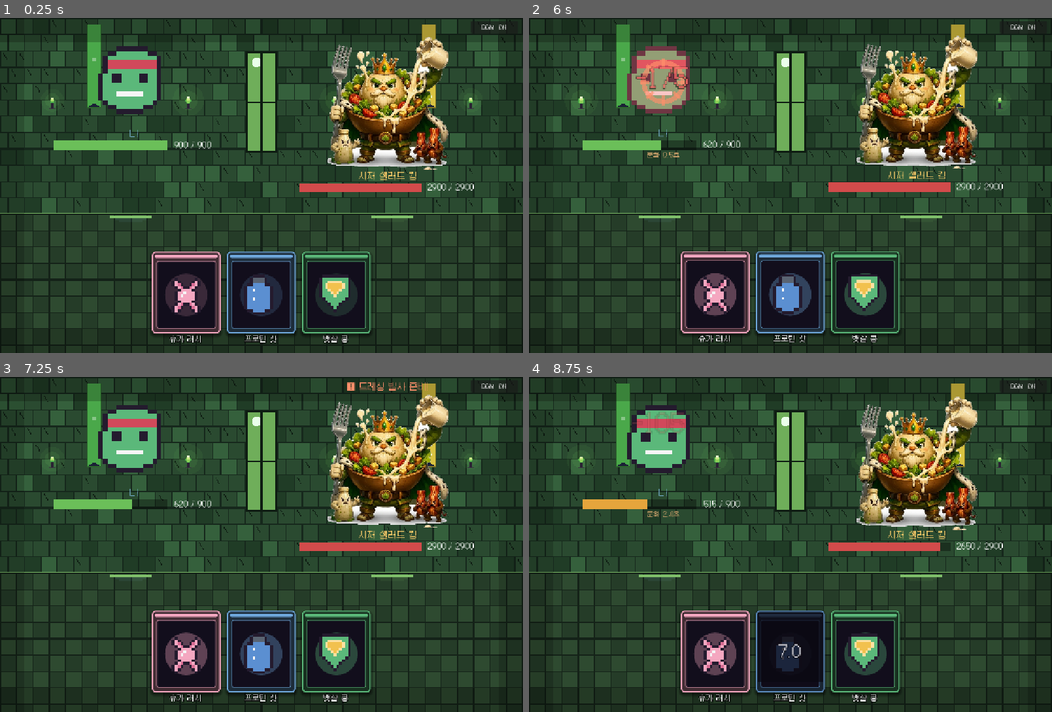
Above: before the commit, frames 1-4 (two rows, left to right).
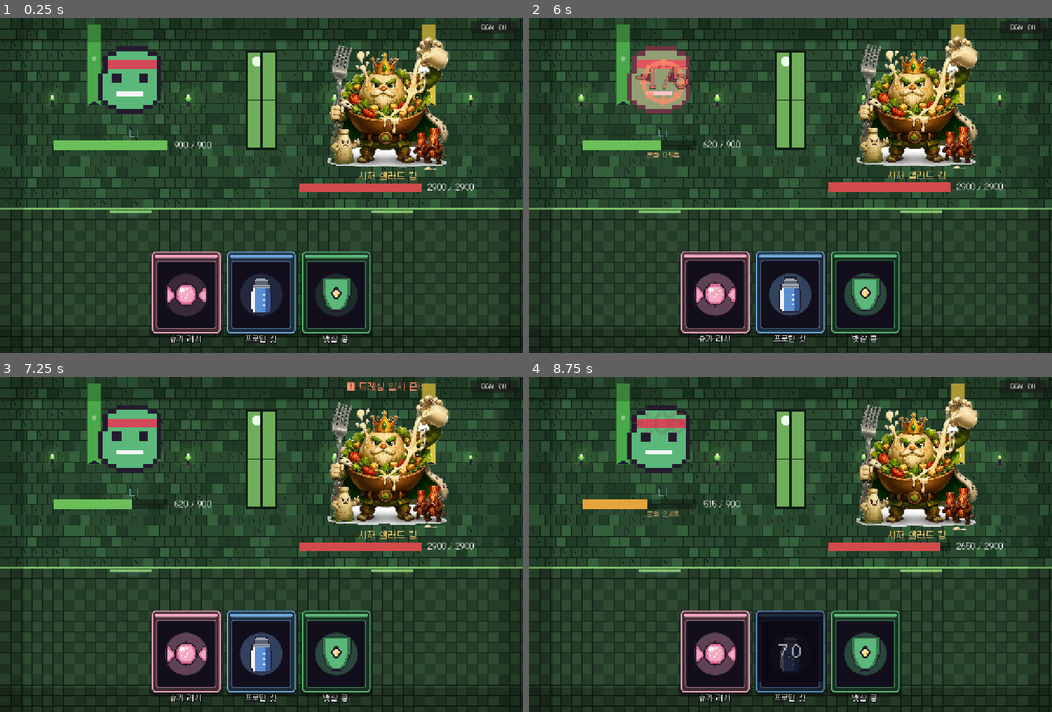
Above: after the commit, the same moments.

Repository: seohee105/it_challenge
Game: Godot game, scene res://scenes/Main.tscn
The game is run twice, just before and just after one commit, with the same random seed, the same clock (stepped at 60 frames per second) and the same inputs.
Inputs (mouse positions are in pixels of both pictures, inside the frame that each line leads up to):
- Up to frame 1 (0.25 s): no input
- Up to frame 2 (6 s): click "BGM: ON" at 0.5 s; click "BGM: OFF" at 1.25 s; click "BGM: ON" at 2 s; click "BGM: OFF" at 2.75 s; click "BGM: ON" at 3.5 s; click "BGM: OFF" at 4.25 s; tap Enter (ui_accept) at 5, 5.27 s; move the mouse to (905, 168) at 5.02 s; click (905, 168) at 5.17 s; move the mouse to (685, 202) at 5.77 s; click (685, 202) at 5.92 s
- Up to frame 3 (7.25 s): tap Enter (ui_accept) at 6.02 s; move the mouse to (313, 470) at 6.52 s; click (313, 470) at 6.67 s
- Up to frame 4 (8.75 s): move the mouse to (764, 611) at 7.27 s; click (764, 611) at 7.42 s; tap Enter (ui_accept) at 7.52, 8.27 s; move the mouse to (947, 594) at 8.02 s; click (947, 594) at 8.17 s

The runs differ from the first frame. In frame 1, 21% of the frame differs, in the area x 0-100%, y 0-100%; in frame 2, 21%; in frame 3, 21%; in frame 4, 21%.

Commit message:
food_card_game: 배경·카드 아이콘 정교화
- 아레나 배경 타일 40→26px로 축소, 모르타르/금 표현 다듬어 더 촘촘하게
- 카드 아이콘 16x16→32x32 고해상도 재작업 (사탕/셰이커/실드)

Diff:
--- a/food_card_game/scenes/ArenaBg.gd
+++ b/food_card_game/scenes/ArenaBg.gd
@@ -2,7 +2,7 @@
 ## 보스별 팔레트 테마: 0=버거(그릴 성채) 1=슈가퀸(캔디 궁전) 2=샐러드킹(초록 정원)
 extends Control
 
-const T := 40.0
+const T := 26.0
 var _t := 0.0
 var _theme := 0
 
@@ -70,9 +70,9 @@
 				bc = pal.b_hi
 			elif h == 1:
 				bc = pal.b_lo
-			draw_rect(Rect2(x + 2, y + 2, T - 3, T - 3), bc)
+			draw_rect(Rect2(x + 1, y + 1, T - 2, T - 2), bc)
 			if h == 4:   # 금 간 벽돌
-				draw_line(Vector2(x + 8, y + 6), Vector2(x + 18, y + 22), pal.crack, 2.0)
+				draw_line(Vector2(x + 5, y + 4), Vector2(x + 12, y + 16), pal.crack, 1.5)
 			x += T
 		y += T
 		row += 1
@@ -98,7 +98,7 @@
 		var fx := 0.0
 		while fx < s.x:
 			var fc: Color = pal.f_a if (int(floor(fx / T)) + frow) % 2 == 0 else pal.f_b
-			draw_rect(Rect2(fx + 2, fy + 2, T - 3, T - 3), fc)
+			draw_rect(Rect2(fx + 1, fy + 1, T - 2, T - 2), fc)
 			fx += T
 		fy += T
 		frow += 1
--- a/food_card_game/scenes/Pixels.gd
+++ b/food_card_game/scenes/Pixels.gd
@@ -20,58 +20,106 @@
 const ICONS := {
 	# ── 카드 3종
 	"candy": [
-		"................",
-		"................",
-		"....K......K....",
-		"...KPK....KPK...",
-		"...KPpK..KpPK...",
-		"....KPpKKpPK....",
-		".....KPPPPK.....",
-		"....KPPWPPPK....",
-		"....KPWPPPPK....",
-		"....KPPPPPPK....",
-		".....KPPPPK.....",
-		"....KPpKKpPK....",
-		"...KPpK..KpPK...",
-		"...KPK....KPK...",
-		"....K......K....",
-		"................",
+		"................................",
+		"................................",
+		"................................",
+		"................................",
+		"................................",
+		"................................",
+		"...............KK...............",
+		"K...........KKKKKKKK............",
+		"K.........KKppppppppKK..........",
+		"KK.......KKppppPPppppKK........K",
+		"KpK.....KKppWPPPPPPPppKK......Kp",
+		"KppK....KppWWWPWPWPPPppK.....Kpp",
+		"KPppK..KppWWWWWPPPPPPPppK...KppP",
+		"KPPppK.KppPWWWPPPPPWPPppK..KppPP",
+		"KPPPppKKppPPWPPPPPPPPPppK.KppPPP",
+		"KPPPPpKKpPPPWPPPPWPPPPPpKKppPPPP",
+		"KPPPPPKKpPPPPPPPPWPPPPPpKKpPPPPP",
+		"KPPPPppKppPPWPPPWPPPPPppKKppPPPP",
+		"KPPPppKKppPPPPWWPPPPPPppK.KppPPP",
+		"KPPppK.KppPPPPPPPPPPPPppK..KppPP",
+		"KPppK...KppPPPPPPPPPPppK....KppP",
+		"KppK....KKppPPPPPPPPppKK.....Kpp",
+		"KpK......KKppppPPppppKK.......Kp",
+		"KK........KKppppppppKK.........K",
+		"K...........KKKKKKKK............",
+		"K..............KK...............",
+		"................................",
+		"................................",
+		"................................",
+		"................................",
+		"................................",
+		"................................",
 	],
 	"shaker": [
-		"................",
-		".....KKKK.......",
-		"....KddddK......",
-		"....KddddK......",
-		"...KKBBBBKK.....",
-		"..KBBBBBBBBK....",
-		"..KBBWBBBBBK....",
-		"..KBBBBBBBBK....",
-		"..KBBBBBBBBK....",
-		"..KBBWBBBBBK....",
-		"..KBBBBBBBBK....",
-		"..KBBBBBBBBK....",
-		"..KBBBBBBBBK....",
-		"...KKBBBBKK.....",
-		".....KKKK.......",
-		"................",
+		"................................",
+		"................................",
+		"...........KKKKKKKKKK...........",
+		"...........KDDDDDDDDK...........",
+		"..........KDDDDDDDDDDK..........",
+		"..........KddddddddddK..........",
+		"..........KddddddddddK..........",
+		".........KKddddddddddKK.........",
+		"........KDDDDDDDDDDDDDDK........",
+		"........KddddddddddddddK........",
+		"........KDDDDDDDDDDDDDDK........",
+		"........KWWBBBBBBBBBbbbK........",
+		"........KWWBBBBBBBBBbbbK........",
+		".......KWWWBBBBBBBBBbbbbK.......",
+		".......KWWWBBBBBBBBBbbbbK.......",
+		".......KWWWBBBBBBBBBbbbbK.......",
+		".......KWWWBBBBBBWWWbbbbK.......",
+		".......KWWWBBBBBBBBBbbbbK.......",
+		".......KWWWBBBBBBBBBbbbbK.......",
+		".......KWWWBBBBBBBBBbbbbK.......",
+		".......KWWWBBBBBBWWWbbbbK.......",
+		".......KWWWBBBBBBBBBbbbbK.......",
+		".......KWWWBBBBBBBBBbbbbK.......",
+		".......KWWWBBBBBBBBBbbbbK.......",
+		".......KWWWBBBBBBWWWbbbbK.......",
+		".......KWWWBBBBBBBBBbbbbK.......",
+		".......KWWWBBBBBBBBBbbbbK.......",
+		".......KWWWBBBBBBBBBbbbbK.......",
+		"........KWWBBBBBBBBBbbbK........",
+		"........KWWBBBBBBBBBbbbK........",
+		".........KKKKKKKKKKKKKK.........",
+		"................................",
 	],
 	"shield": [
-		"................",
-		"...KKKKKKKKK....",
-		"..KGGGGGGGGGK...",
-		"..KGGyyyyyGGK...",
-		"..KGyYYYYYyGK...",
-		"..KGyYYYYYyGK...",
-		"..KGGyYYYyGGK...",
-		"..KGGGyYyGGGK...",
-		"..KGGGGyGGGGK...",
-		"...KGGGGGGGK....",
-		"....KGGGGGK.....",
-		".....KGGGK......",
-		"......KGK.......",
-		".......K........",
-		"................",
-		"................",
+		"................................",
+		"................................",
+		".....KKKKKKKKKKKKKKKKKKKKKK.....",
+		"....KggggggggggggggggggggggK....",
+		"....KggGGGGGGGGGGGGGGGGGGggK....",
+		"....KggGGGGGGGGGGGGGGGGGGggK....",
+		"....KggGGGGGGGGGGGGGGGGGGggK....",
+		"....KggGGGGGGGGGGGGGGGGGGggK....",
+		"....KggGGGGGGGGGGGGGGGGGGggK....",
+		"....KggGGGGGGGGGGGGGGGGGGggK....",
+		"....KggGGGGGGGGKKGGGGGGGGggK....",
+		"....KggGGGGGGGKKKKGGGGGGGggK....",
+		"....KggGGGGGGKKyyKKGGGGGGggK....",
+		"....KggGGGGGKKyyyyKKGGGGGggK....",
+		"....KggGGGGKKyyyyyyKKGGGGggK....",
+		"....KggGGGGKKyyyYYYKKGGGGggK....",
+		"....KggGGGGGKKyyYYKKGGGGGggK....",
+		".....KggGGGGGKKyYKKGGGGGggK.....",
+		".....KggGGGGGGKKKKGGGGGGggK.....",
+		".....KggGGGGGGGKKGGGGGGGggK.....",
+		"......KggGGGGGGGGGGGGGGggK......",
+		"......KggGGGGGGGGGGGGGGggK......",
+		"......KggGGGGGGGGGGGGGGggK......",
+		".......KggGGGGGGGGGGGGggK.......",
+		".......KggGGGGGGGGGGGGggK.......",
+		"........KggGGGGGGGGGGggK........",
+		".........KggGGGGGGGGggK.........",
+		"..........KggGGGGGGggK..........",
+		"...........KggggggggK...........",
+		"............KKKKKKKK............",
+		"................................",
+		"................................",
 	],
 	# ── 플레이어 캐릭터
 	"hero": [
